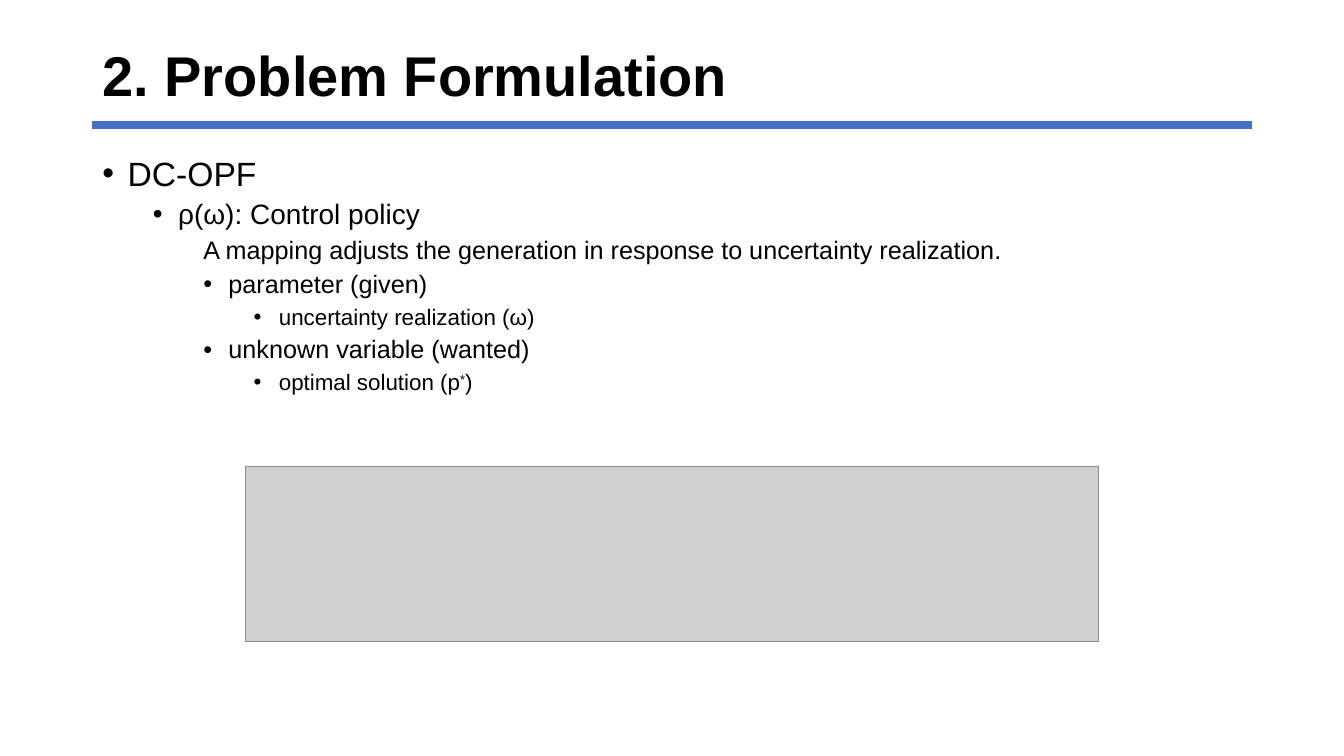
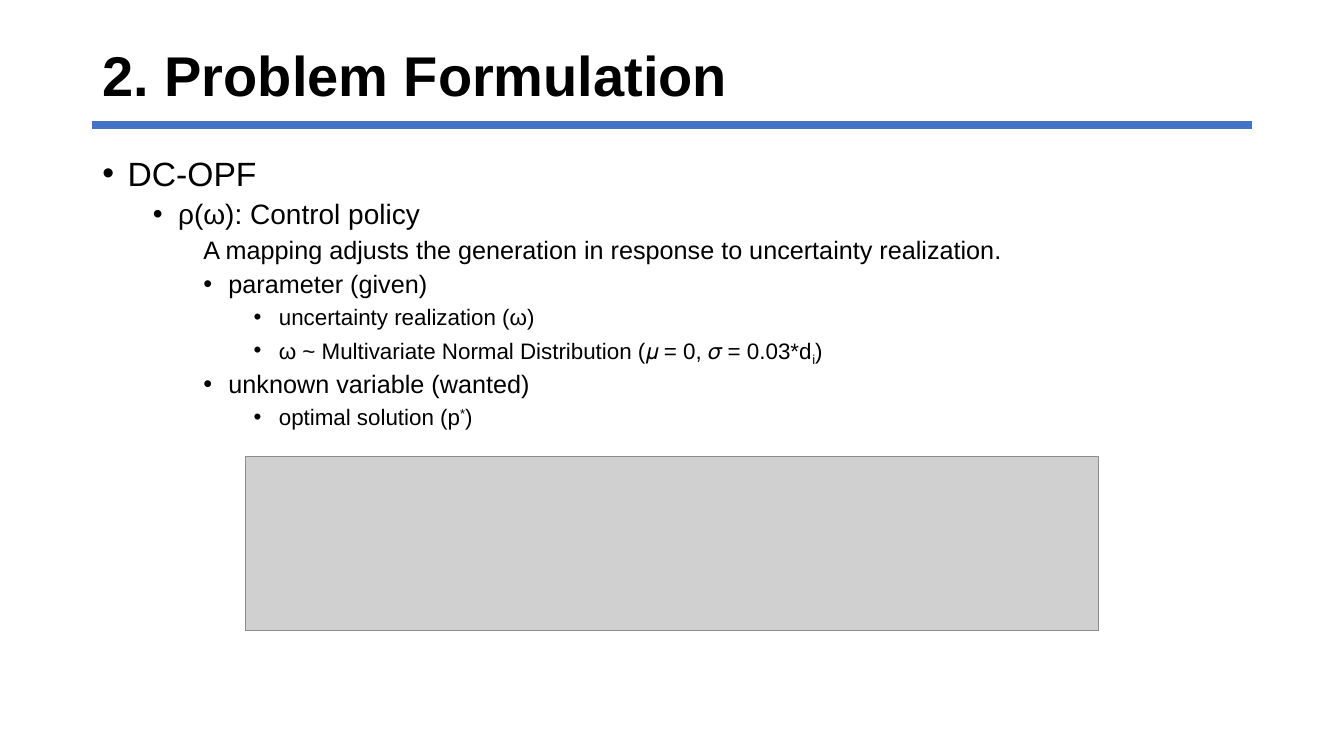
Before and after one commit to jhyun0919/Project_EE394V_SPR2020, a slide deck: slide 4 of report/presentation_slides.pptx. Drawn at 1344x756 pixels with LibreOffice and Linux fonts; fonts in the diff are those of the drawing; grey boxes stand for pictures. Boxes give left, top, right and bottom in pixels: in the first picture for what was removed or moved away, otherwise in the second. Text is boxed around its words. In the diff, an @@ line names an element or a change of style, - is before the commit and + after.

```diff
--- a/report/presentation_slides.pptx
+++ b/report/presentation_slides.pptx
@@ text at <box>279,342,812,364</box>: paragraph added @@
+      • ω ~ Multivariate Normal Distribution (𝜇 = 0, 𝜎 = 0.03*di)
@@ picture: place and size @@
-picture at <box>245,467,1099,641</box>
+picture at <box>245,457,1099,631</box>
```
Also in this commit, not shown: 7 other slides changed.
